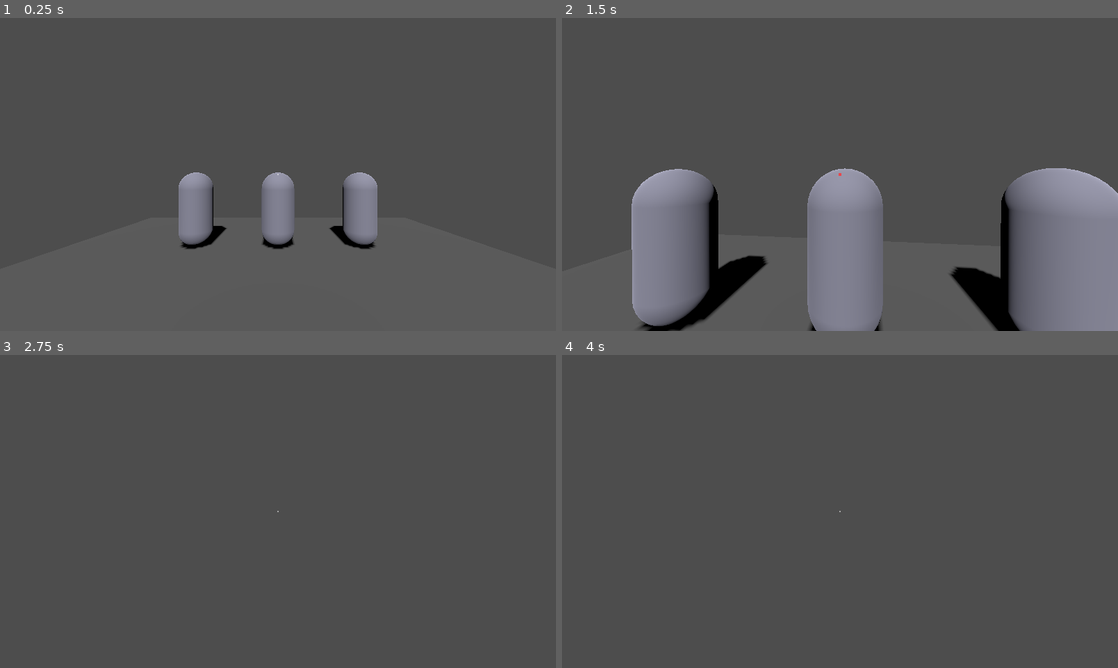
Above: before the commit, frames 1-4 (two rows, left to right).
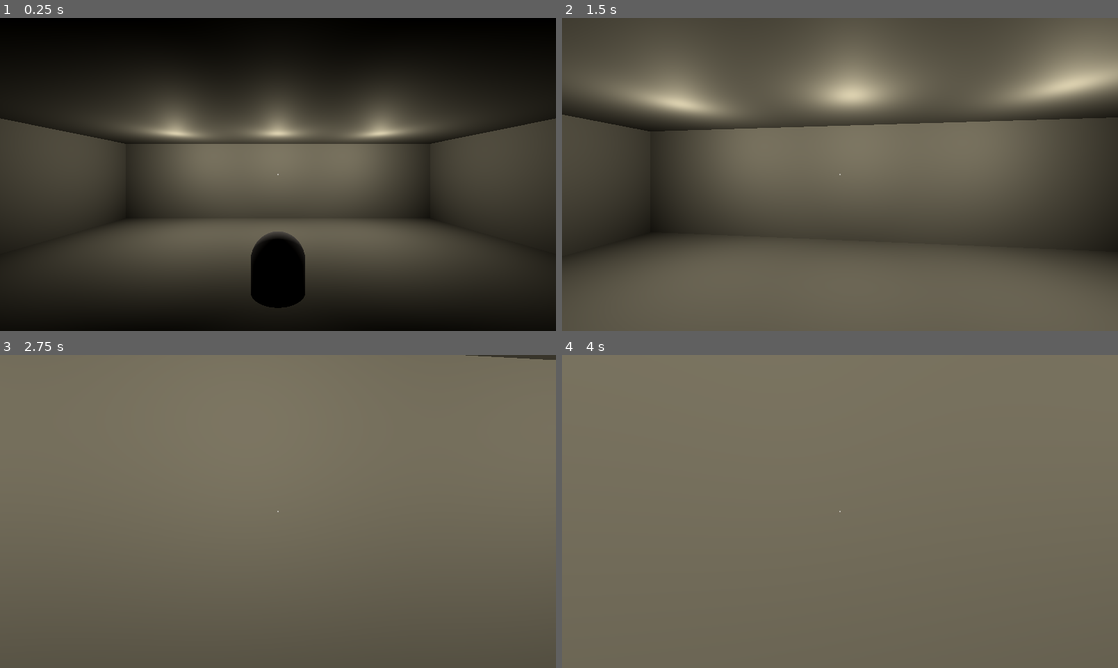
Above: after the commit, the same moments.

Repository: studioboredgames/Ward-9
Game: Godot game, scene res://scenes/main.tscn
Two runs of this game, one before a commit and one after it. Both use one fixed random seed, a clock stepped at 60 frames per second and the inputs below.
Inputs (mouse positions are in pixels of both pictures, inside the frame that each line leads up to):
- Up to frame 1 (0.25 s): no input
- Up to frame 2 (1.5 s): tap Enter at 0.5 s; move the mouse to (867, 174) at 0.52 s; hold W (move_forward) from 0.53 s (still down); move the mouse to (812, 174) at 1.27 s
- Up to frame 3 (2.75 s): keep holding W (move_forward); move the mouse to (289, 505) at 2.02 s
- Up to frame 4 (4 s): keep holding W (move_forward); move the mouse to (834, 517) at 2.77 s; tap Space at 3.5 s; move the mouse to (878, 514) at 3.52 s

The runs differ from the first frame. In frame 1, 83% of the frame differs, in the area x 0-100%, y 0-100%; in frame 2, 59%; in frame 3, 73%; in frame 4, 100%.

Commit message:
feat: phase 2 ward environment refinement
- Added Bed prop scene
- Reconstructed Ward with walls, ceiling, and lighting
- Added light flicker and posture distortion logic
- Updated Patient units with audio placeholders

Diff:
--- /dev/null
+++ b/scenes/props/bed.tscn
@@ -0,0 +1,21 @@
+[gd_scene load_steps=1 format=3 uid="uid://bed"]
+
+[node name="Bed" type="Node3D"]
+
+[node name="Frame" type="CSGBox3D" parent="."]
+transform = Transform3D(1, 0, 0, 0, 1, 0, 0, 0, 1, 0, 0.25, 0)
+use_collision = true
+size = Vector3(1.2, 0.5, 2.2)
+material = SubResource("StandardMaterial3D_frame")
+
+[node name="Mattress" type="CSGBox3D" parent="."]
+transform = Transform3D(1, 0, 0, 0, 1, 0, 0, 0, 1, 0, 0.6, 0)
+use_collision = true
+size = Vector3(1.1, 0.2, 2.1)
+material = SubResource("StandardMaterial3D_mattress")
+
+[sub_resource type="StandardMaterial3D" id="StandardMaterial3D_frame"]
+albedo_color = Color(0.4, 0.4, 0.45, 1) # Metal blue-grey
+
+[sub_resource type="StandardMaterial3D" id="StandardMaterial3D_mattress"]
+albedo_color = Color(0.9, 0.9, 0.95, 1) # White-ish hospital sheet
--- a/scenes/rooms/ward.tscn
+++ b/scenes/rooms/ward.tscn
@@ -1,6 +1,8 @@
-[gd_scene load_steps=5 format=3 uid="uid://ward"]
+[gd_scene load_steps=8 format=3 uid="uid://ward"]
 
 [ext_resource type="Script" path="res://scripts/entities/patient.gd" id="1_pt"]
+[ext_resource type="PackedScene" uid="uid://bed" path="res://scenes/props/bed.tscn" id="2_bd"]
+[ext_resource type="Script" path="res://scripts/systems/light_flicker.gd" id="3_fl"]
 
 [sub_resource type="CapsuleShape3D" id="CapsuleShape3D_pt"]
 radius = 0.4
@@ -17,57 +19,113 @@
 
 [node name="Floor" type="CSGBox3D" parent="."]
 use_collision = true
-size = Vector3(10, 0.1, 10)
+size = Vector3(12, 0.1, 10)
 
-[node name="PatientA" type="CharacterBody3D" parent="." groups=["patient"]]
-transform = Transform3D(1, 0, 0, 0, 1, 0, 0, 0, 1, -2, 0, -2)
+[node name="Ceiling" type="CSGBox3D" parent="."]
+transform = Transform3D(1, 0, 0, 0, 1, 0, 0, 0, 1, 0, 3, 0)
+use_collision = true
+size = Vector3(12, 0.1, 10)
+
+[node name="Wall_North" type="CSGBox3D" parent="."]
+transform = Transform3D(1, 0, 0, 0, 1, 0, 0, 0, 1, 0, 1.5, -5)
+use_collision = true
+size = Vector3(12, 3, 0.1)
+
+[node name="Wall_South" type="CSGBox3D" parent="."]
+transform = Transform3D(1, 0, 0, 0, 1, 0, 0, 0, 1, 0, 1.5, 5)
+use_collision = true
+size = Vector3(12, 3, 0.1)
+
+[node name="Wall_West" type="CSGBox3D" parent="."]
+transform = Transform3D(-4.37114e-08, 0, 1, 0, 1, 0, -1, 0, -4.37114e-08, -6, 1.5, 0)
+use_collision = true
+size = Vector3(10, 3, 0.1)
+
+[node name="Wall_East" type="CSGBox3D" parent="."]
+transform = Transform3D(-4.37114e-08, 0, 1, 0, 1, 0, -1, 0, -4.37114e-08, 6, 1.5, 0)
+use_collision = true
+size = Vector3(10, 3, 0.1)
+
+[node name="PatientUnit_A" type="Node3D" parent="."]
+transform = Transform3D(1, 0, 0, 0, 1, 0, 0, 0, 1, -3, 0, -3)
+
+[node name="Bed" parent="PatientUnit_A" instance=ExtResource("2_bd")]
+
+[node name="PatientA" type="CharacterBody3D" parent="PatientUnit_A" groups=["patient"]]
+transform = Transform3D(1, 0, 0, 0, -4.37114e-08, -1, 0, 1, -4.37114e-08, 0, 0.8, -0.2)
 collision_layer = 4
 script = ExtResource("1_pt")
 patient_name = "Patient A"
 bed_id = 1
 
-[node name="CollisionShape3D" type="CollisionShape3D" parent="PatientA"]
-transform = Transform3D(1, 0, 0, 0, 1, 0, 0, 0, 1, 0, 0.9, 0)
+[node name="CollisionShape3D" type="CollisionShape3D" parent="PatientUnit_A/PatientA"]
 shape = SubResource("CapsuleShape3D_pt")
 
-[node name="MeshInstance3D" type="MeshInstance3D" parent="PatientA"]
-transform = Transform3D(1, 0, 0, 0, 1, 0, 0, 0, 1, 0, 0.9, 0)
+[node name="MeshInstance3D" type="MeshInstance3D" parent="PatientUnit_A/PatientA"]
 mesh = SubResource("CapsuleMesh_pt")
 surface_material_override/0 = SubResource("StandardMaterial3D_pt")
 
-[node name="PatientB" type="CharacterBody3D" parent="." groups=["patient"]]
-transform = Transform3D(1, 0, 0, 0, 1, 0, 0, 0, 1, 0, 0, -2)
+[node name="AudioStreamPlayer3D" type="AudioStreamPlayer3D" parent="PatientUnit_A/PatientA"]
+unit_size = 2.0
+max_db = 0.0
+
+[node name="BedLight" type="OmniLight3D" parent="PatientUnit_A"]
+transform = Transform3D(1, 0, 0, 0, 1, 0, 0, 0, 1, 0, 2.5, 0)
+light_color = Color(1, 0.95, 0.8, 1)
+script = ExtResource("3_fl")
+
+[node name="PatientUnit_B" type="Node3D" parent="."]
+transform = Transform3D(1, 0, 0, 0, 1, 0, 0, 0, 1, 0, 0, -3)
+
+[node name="Bed" parent="PatientUnit_B" instance=ExtResource("2_bd")]
+
+[node name="PatientB" type="CharacterBody3D" parent="PatientUnit_B" groups=["patient"]]
+transform = Transform3D(1, 0, 0, 0, -4.37114e-08, -1, 0, 1, -4.37114e-08, 0, 0.8, -0.2)
 collision_layer = 4
 script = ExtResource("1_pt")
 patient_name = "Patient B"
 bed_id = 2
 
-[node name="CollisionShape3D" type="CollisionShape3D" parent="PatientB"]
-transform = Transform3D(1, 0, 0, 0, 1, 0, 0, 0, 1, 0, 0.9, 0)
+[node name="CollisionShape3D" type="CollisionShape3D" parent="PatientUnit_B/PatientB"]
 shape = SubResource("CapsuleShape3D_pt")
 
-[node name="MeshInstance3D" type="MeshInstance3D" parent="PatientB"]
-transform = Transform3D(1, 0, 0, 0, 1, 0, 0, 0, 1, 0, 0.9, 0)
+[node name="MeshInstance3D" type="MeshInstance3D" parent="PatientUnit_B/PatientB"]
 mesh = SubResource("CapsuleMesh_pt")
 surface_material_override/0 = SubResource("StandardMaterial3D_pt")
 
-[node name="PatientC" type="CharacterBody3D" parent="." groups=["patient"]]
-transform = Transform3D(1, 0, 0, 0, 1, 0, 0, 0, 1, 2, 0, -2)
+[node name="AudioStreamPlayer3D" type="AudioStreamPlayer3D" parent="PatientUnit_B/PatientB"]
+unit_size = 2.0
+max_db = 0.0
+
+[node name="BedLight" type="OmniLight3D" parent="PatientUnit_B"]
+transform = Transform3D(1, 0, 0, 0, 1, 0, 0, 0, 1, 0, 2.5, 0)
+light_color = Color(1, 0.95, 0.8, 1)
+script = ExtResource("3_fl")
+
+[node name="PatientUnit_C" type="Node3D" parent="."]
+transform = Transform3D(1, 0, 0, 0, 1, 0, 0, 0, 1, 3, 0, -3)
+
+[node name="Bed" parent="PatientUnit_C" instance=ExtResource("2_bd")]
+
+[node name="PatientC" type="CharacterBody3D" parent="PatientUnit_C" groups=["patient"]]
+transform = Transform3D(1, 0, 0, 0, -4.37114e-08, -1, 0, 1, -4.37114e-08, 0, 0.8, -0.2)
 collision_layer = 4
 script = ExtResource("1_pt")
 patient_name = "Patient C"
 bed_id = 3
 
-[node name="CollisionShape3D" type="CollisionShape3D" parent="PatientC"]
-transform = Transform3D(1, 0, 0, 0, 1, 0, 0, 0, 1, 0, 0.9, 0)
+[node name="CollisionShape3D" type="CollisionShape3D" parent="PatientUnit_C/PatientC"]
 shape = SubResource("CapsuleShape3D_pt")
 
-[node name="MeshInstance3D" type="MeshInstance3D" parent="PatientC"]
-transform = Transform3D(1, 0, 0, 0, 1, 0, 0, 0, 1, 0, 0.9, 0)
+[node name="MeshInstance3D" type="MeshInstance3D" parent="PatientUnit_C/PatientC"]
 mesh = SubResource("CapsuleMesh_pt")
 surface_material_override/0 = SubResource("StandardMaterial3D_pt")
 
-[node name="DirectionalLight3D" type="DirectionalLight3D" parent="."]
-transform = Transform3D(1, 0, 0, 0, 0.707107, 0.707107, 0, -0.707107, 0.707107, 0, 5, 0)
-light_energy = 0.5
-shadow_enabled = true
+[node name="AudioStreamPlayer3D" type="AudioStreamPlayer3D" parent="PatientUnit_C/PatientC"]
+unit_size = 2.0
+max_db = 0.0
+
+[node name="BedLight" type="OmniLight3D" parent="PatientUnit_C"]
+transform = Transform3D(1, 0, 0, 0, 1, 0, 0, 0, 1, 0, 2.5, 0)
+light_color = Color(1, 0.95, 0.8, 1)
+script = ExtResource("3_fl")
--- a/scripts/entities/patient.gd
+++ b/scripts/entities/patient.gd
@@ -42,14 +42,32 @@
 
 
 func _apply_anomaly_effects() -> void:
-	# Logic to change model, visibility, or play sounds
-	# Example: $AnimationPlayer.play(_current_anomaly_data.get("anim", "idle"))
-	pass
+	# 1. Posture Distortion (Subtle rotation shift)
+	if _current_anomaly_data.get("type") == "posture":
+		# Rotate the mesh in an unnatural way
+		var mesh = get_node_or_null("MeshInstance3D")
+		if mesh:
+			mesh.rotation_degrees.z = 15.0 # Unnatural tilt
+			mesh.rotation_degrees.x = -5.0
+
+	# 2. Sound Anomaly
+	if _current_anomaly_data.get("type") == "sound":
+		# Play whisper loop on child AudioStreamPlayer3D
+		var audio = get_node_or_null("AudioStreamPlayer3D")
+		if audio:
+			audio.play()
 
 
 func _clear_anomaly_effects() -> void:
-	# Restore to normal state
-	pass
+	# Reset visuals
+	var mesh = get_node_or_null("MeshInstance3D")
+	if mesh:
+		mesh.rotation_degrees = Vector3.ZERO
+
+	# Stop audio
+	var audio = get_node_or_null("AudioStreamPlayer3D")
+	if audio:
+		audio.stop()
 
 # ─── Query API ───────────────────────────────────────────────────────────────
 
--- /dev/null
+++ b/scripts/systems/light_flicker.gd
@@ -0,0 +1,47 @@
+extends Node3D
+## light_flicker.gd
+## Responsibility: Provides subtle, high-tension flickering effects to a light.
+## Can be triggered globally or via anomaly_manager.
+
+# ─── Configuration ────────────────────────────────────────────────────────────
+
+@export var flicker_intensity_min: float = 0.5
+@export var flicker_intensity_max: float = 1.0
+@export var flicker_speed: float = 0.1 ## Time between flickers (s)
+
+@export var is_flickering: bool = false ## Controlled by anomaly_manager
+
+# ─── Private State ────────────────────────────────────────────────────────────
+
+@onready var _light: Light3D = $OmniLight3D # Expects a child light
+var _original_energy: float = 1.0
+var _timer: float = 0.0
+
+# ─── Lifecycle ────────────────────────────────────────────────────────────────
+
+func _ready() -> void:
+	if _light:
+		_original_energy = _light.light_energy
+
+
+func _process(delta: float) -> void:
+	if not is_flickering or not _light:
+		if _light and _light.light_energy != _original_energy:
+			_light.light_energy = _original_energy
+		return
+
+	_timer += delta
+	if _timer >= flicker_speed:
+		_timer = 0.0
+		_apply_flicker()
+
+
+func _apply_flicker() -> void:
+	_light.light_energy = randf_range(flicker_intensity_min, flicker_intensity_max)
+	# Occasionally drop to near zero for tension
+	if randf() < 0.1:
+		_light.light_energy = 0.1
+
+
+func set_flicker_enabled(enabled: bool) -> void:
+	is_flickering = enabled
